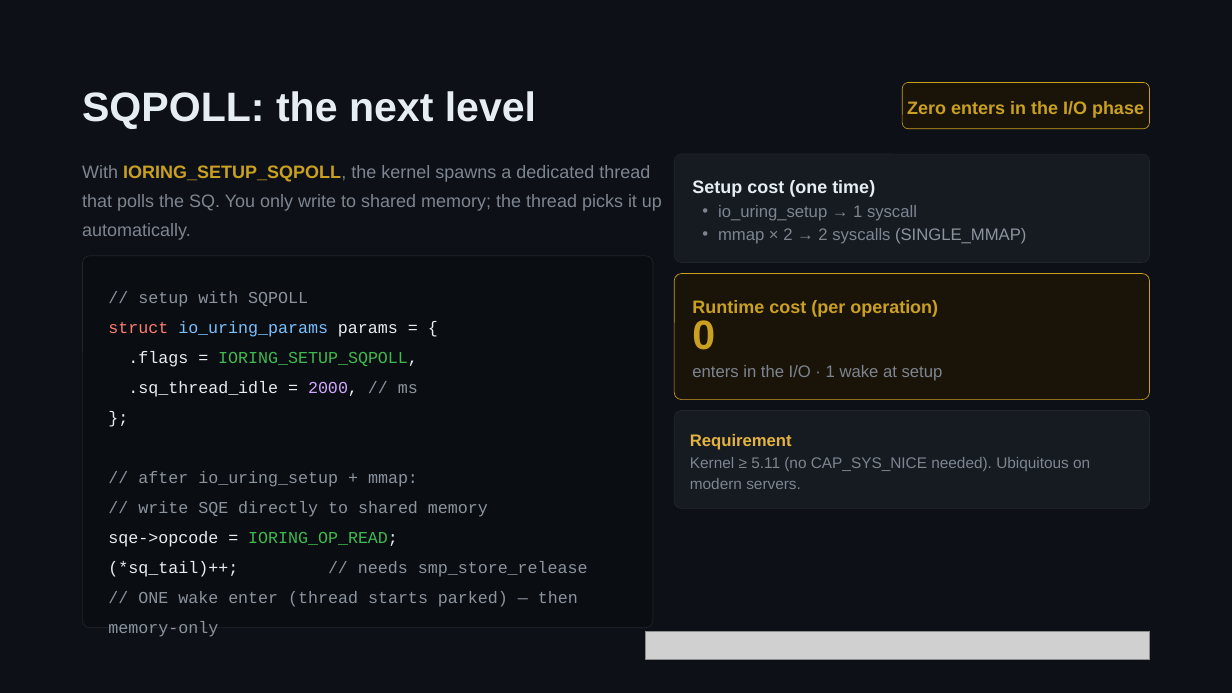
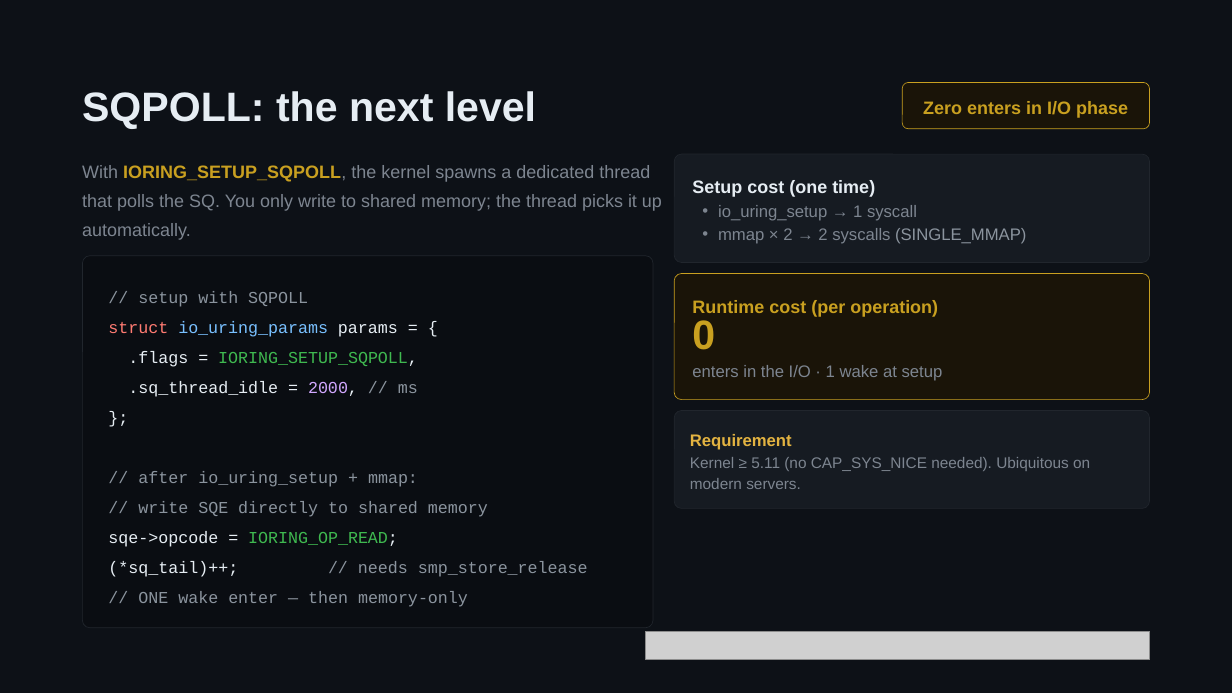
Before and after one commit to maycon/I-OWN-URING, a slide deck: slide 17 of talk/What EDRs Don't See - Syscall-less Shellcode via io_uring.pptx. Drawn at 1232x693 pixels with LibreOffice and Linux fonts; fonts in the diff are those of the drawing; grey boxes stand for pictures. Boxes give left, top, right and bottom in pixels: in the first picture for what was removed or moved away, otherwise in the second. Text is boxed around its words. In the diff, an @@ line names an element or a change of style, - is before the commit and + after.

```diff
--- a/talk/What EDRs Don't See - Syscall-less Shellcode via io_uring.pptx
+++ b/talk/What EDRs Don't See - Syscall-less Shellcode via io_uring.pptx
@@ text in rounded rectangle at (923,101,1128,118): text changed @@
-Zero enters in the I/O phase
+Zero enters in I/O phase
@@ text at (138,591,468,607): text changed @@
-// ONE wake enter (thread starts parked) — then memory-only
+// ONE wake enter — then memory-only
```
Also in this commit, not shown: 3 other slides changed.
